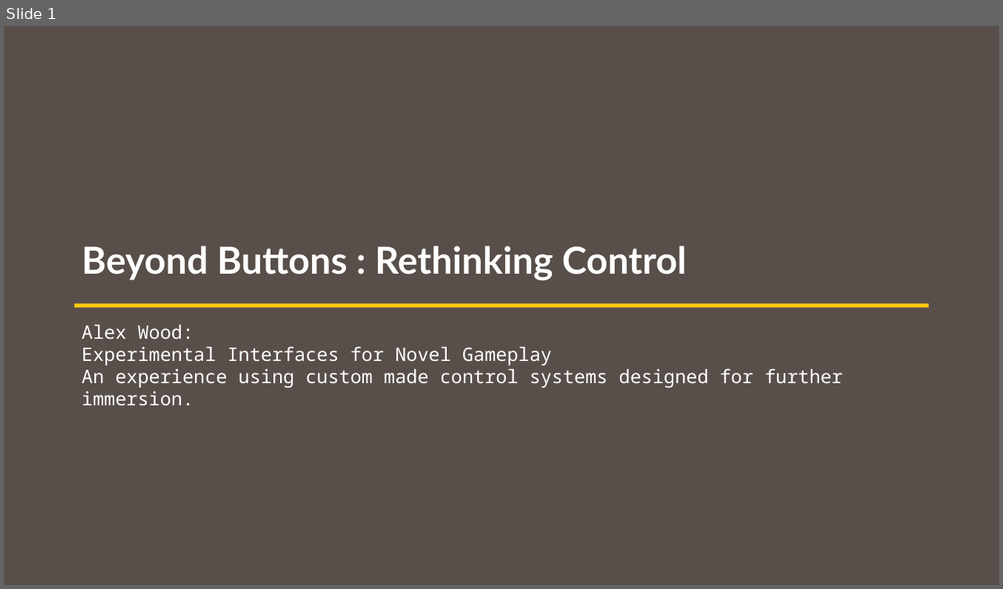
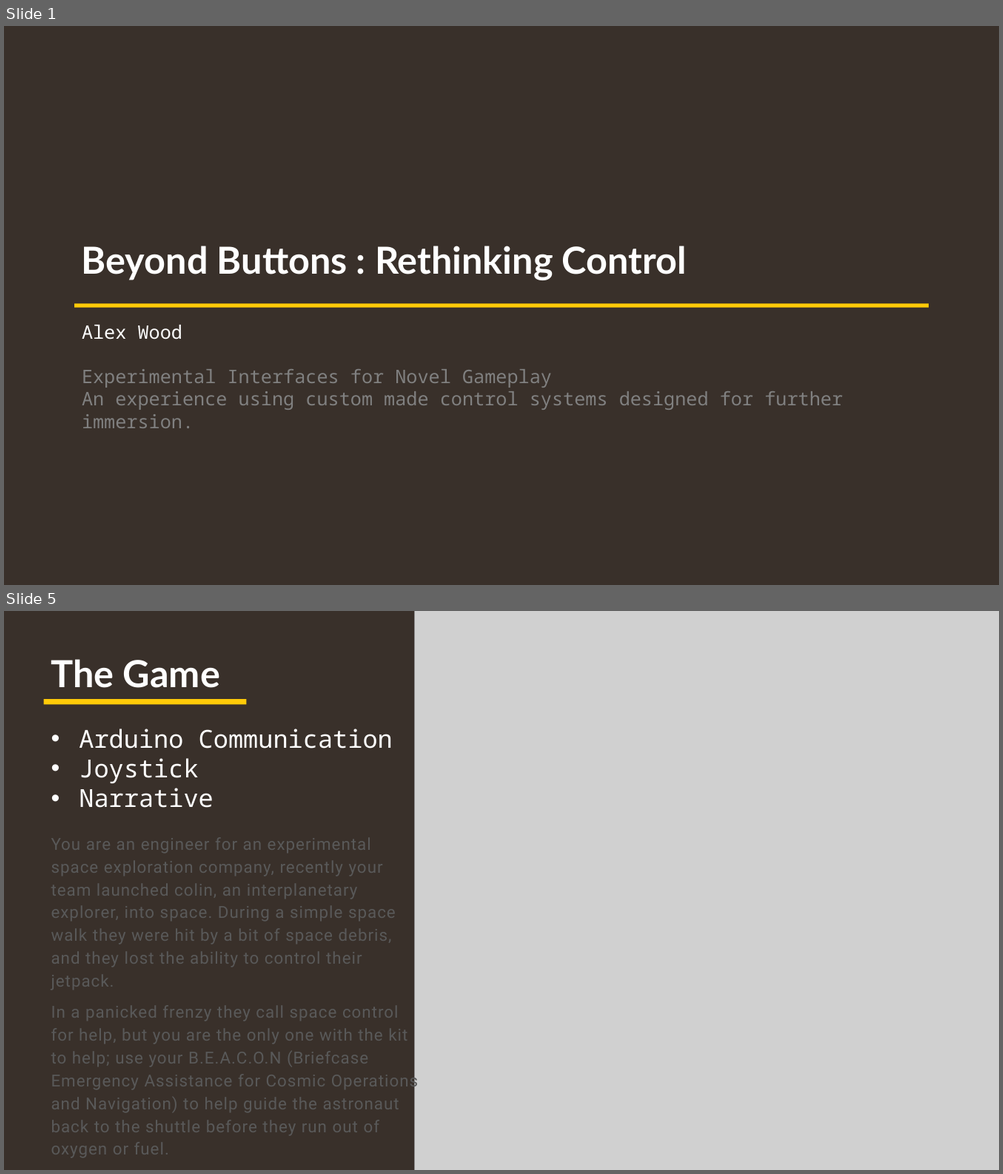
Before and after one commit to Astarrix/Beyond-Buttons, a slide deck: Project/FYP Presentation.pptx. Shown one above the other, each under a label of ours: slide 1 before the commit, slides 1 and 5 after it; the slides between them are not shown. The pictures are 1003x589 and 1003x1174 pixels, drawn with LibreOffice and Linux fonts; fonts in the diff are those of the drawing; grey boxes stand for pictures. Boxes give left, top, right and bottom in pixels: in the first picture for what was removed or moved away, otherwise in the second. Text is boxed around its words. In the diff, an @@ line names an element or a change of style, - is before the commit and + after.

```diff
--- a/Project/FYP Presentation.pptx
+++ b/Project/FYP Presentation.pptx
@@ slide 5 added at bbox=[4, 611, 999, 1170], background #39302A @@
@@ picture added at bbox=[415, 611, 999, 1170] @@
@@ text added at bbox=[51, 659, 220, 688], 36 pt, text #FFFFFF, bold @@
+The Game
@@ rectangle added at bbox=[43, 699, 247, 704], fill #FFCA08 @@
@@ text added at bbox=[79, 729, 392, 808], 24 pt, text #FFFFFF @@
+• Arduino Communication
+• Joystick
+• Narrative
@@ text added at bbox=[51, 837, 418, 1158], 16 pt, text #595959 @@
+You are an engineer for an experimental space exploration company, recently your team launched colin, an interplanetary explorer, into space. During a simple space walk they were hit by a bit of space debris, and they lost the ability to control their jetpack.
+In a panicked frenzy they call space control for help, but you are the only one with the kit to help; use your B.E.A.C.O.N (Briefcase Emergency Assistance for Cosmic Operations and Navigation) to help guide the astronaut back to the shuttle before they run out of oxygen or fuel.
@@ slide 1 changed as well @@
@@ background #58504B to #39302A @@
@@ text at bbox=[82, 325, 182, 340]: text changed @@
-Alex Wood:
+Alex Wood
@@ text at bbox=[82, 369, 842, 410]: text colour #FFFFFF to #808080 @@
```
Also in this commit, not shown: 4 other slides added, 1 slide removed, 1 other file.
